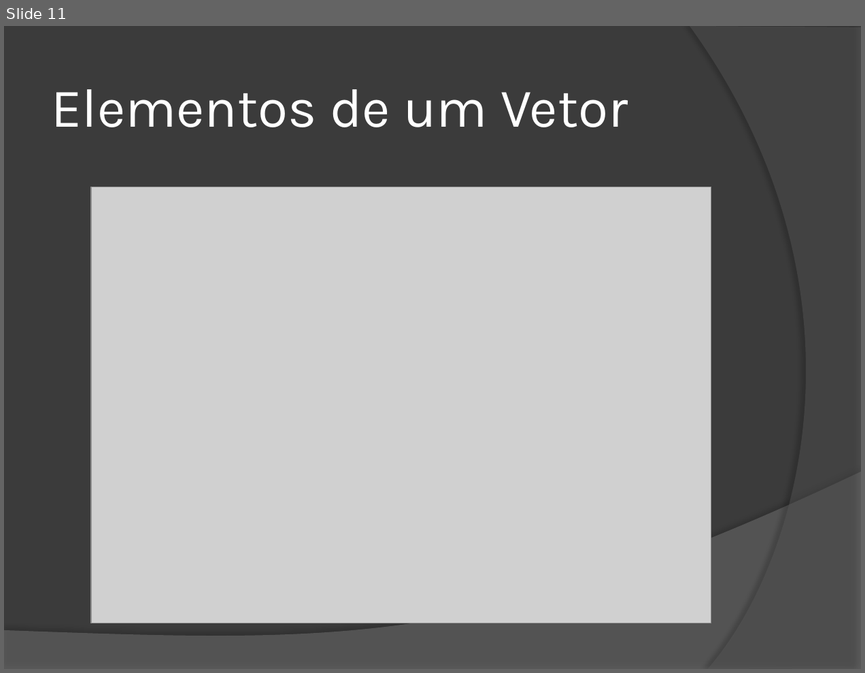
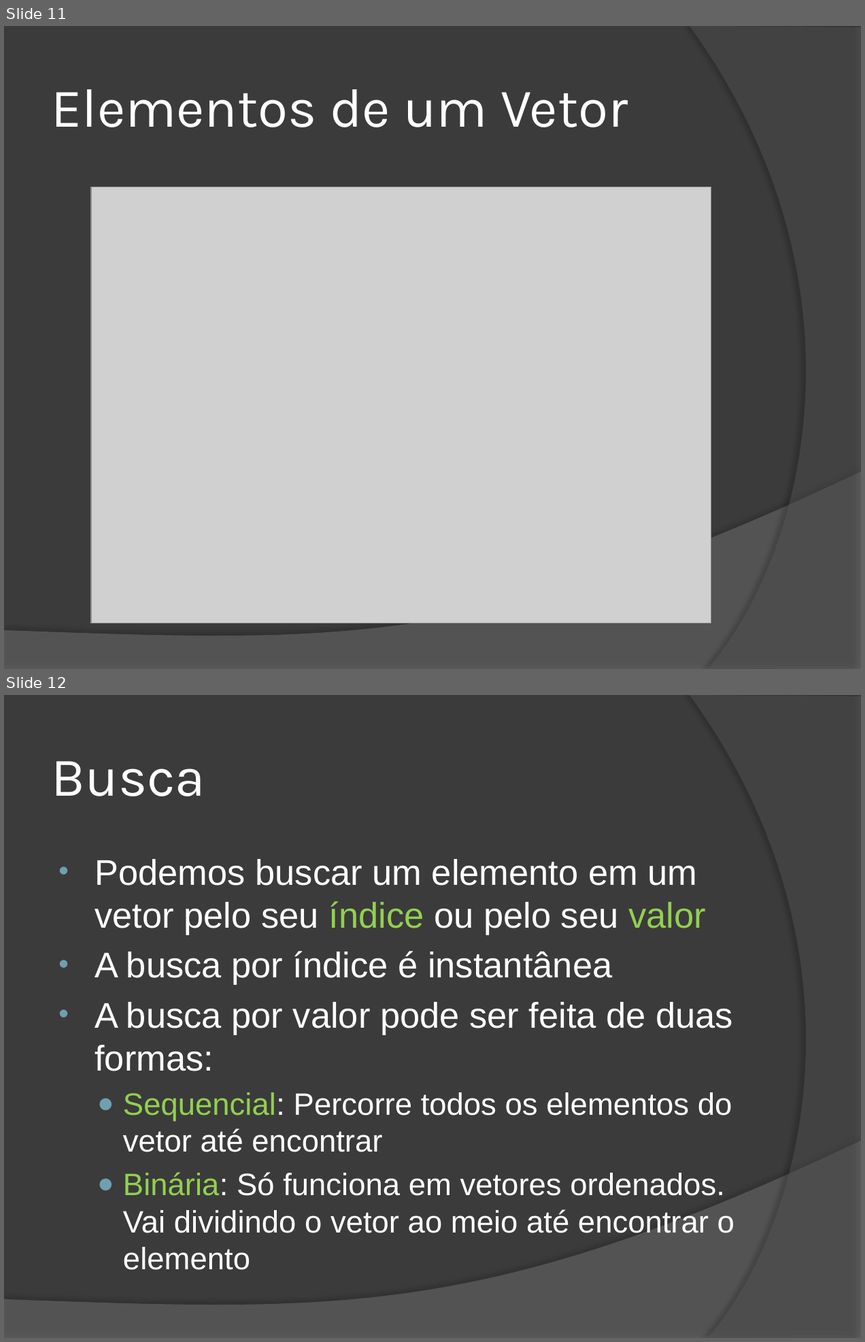
Before and after one commit to wind39/wind39.github.io, a slide deck: curso/modulo1capitulo5.pptx. Shown one above the other, each under a label of ours: slide 11 before the commit, slides 11 and 12 after it. The pictures are 865x673 and 865x1342 pixels, drawn with LibreOffice and Linux fonts; fonts in the diff are those of the drawing; grey boxes stand for pictures. Boxes give left, top, right and bottom in pixels: in the first picture for what was removed or moved away, otherwise in the second. Text is boxed around its words. In the diff, an @@ line names an element or a change of style, - is before the commit and + after.

```diff
--- a/curso/modulo1capitulo5.pptx
+++ b/curso/modulo1capitulo5.pptx
@@ slide 12 added at (4, 695, 861, 1338), background #3B3B3B; not listed: 2 template elements that a slide beside it also shows @@
@@ title added at (51, 761, 205, 796), 46 pt, text #FFFFFF @@
+Busca
@@ text added at (94, 859, 734, 1270), 26 pt, text #FFFFFF @@
+• Podemos buscar um elemento em um vetor pelo seu índice ou pelo seu valor
+• A busca por índice é instantânea
+• A busca por valor pode ser feita de duas formas:
+  ● Sequencial: Percorre todos os elementos do vetor até encontrar
+  ● Binária: Só funciona em vetores ordenados. Vai dividindo o vetor ao meio até encontrar o elemento
```
Also in this commit, not shown: 2 other slides added, 4 other files.
